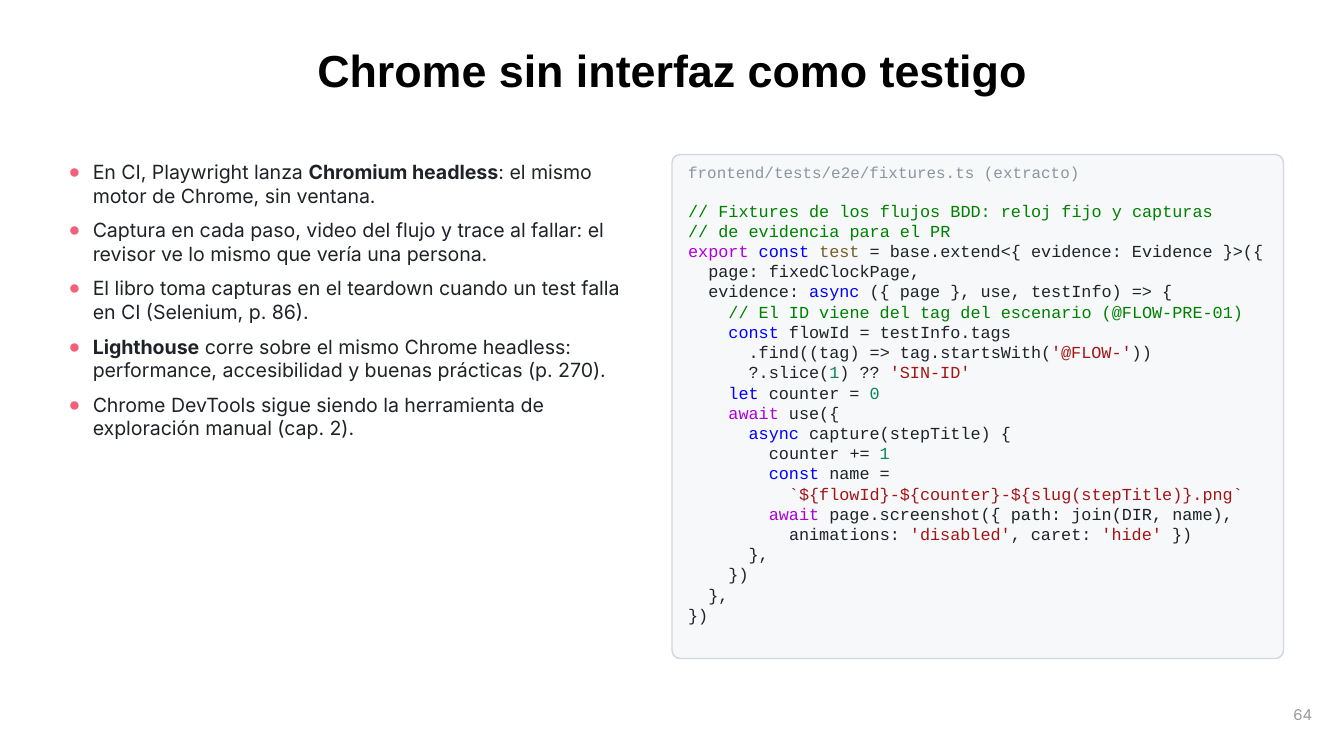
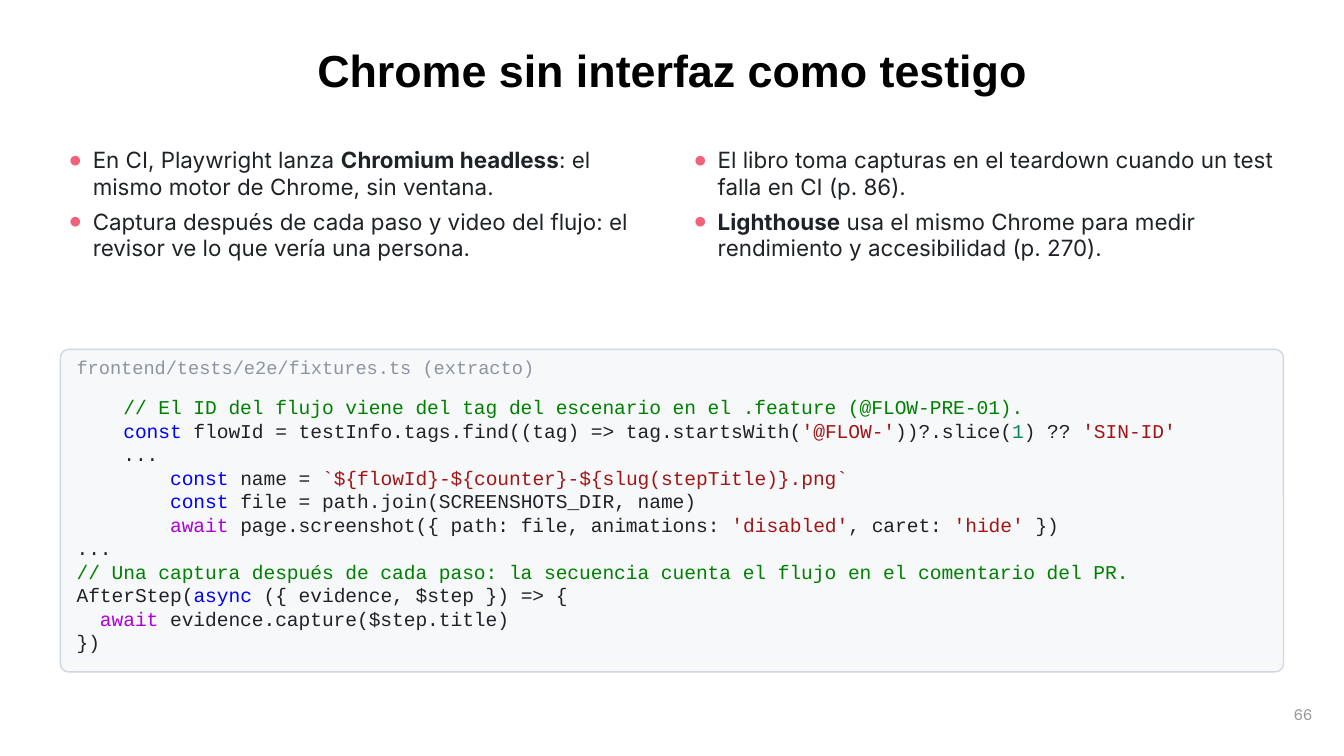
Before and after one commit to UC-IIC-3143-Software-Development/full_stack_testing, a slide deck: slide 66 of docs/presentacion/Full-Stack-Testing-IA-DevSecOps.pptx (slide 64 before the commit). Drawn at 1344x756 pixels with LibreOffice and Linux fonts; fonts in the diff are those of the drawing. Boxes give left, top, right and bottom in pixels: in the first picture for what was removed or moved away, otherwise in the second. Text is boxed around its words. In the diff, an @@ line names an element or a change of style, - is before the commit and + after.

```diff
--- a/docs/presentacion/Full-Stack-Testing-IA-DevSecOps.pptx
+++ b/docs/presentacion/Full-Stack-Testing-IA-DevSecOps.pptx
@@ text "En CI, Playwright lanza Chromium ...": place and size @@
-text "En CI, Playwright lanza Chromium ..." at [93,164,619,439]
+text "En CI, Playwright lanza Chromium ..." at [93,151,627,261]
@@ text at [93,151,590,199]: size 10.5 to 12 pt in "En CI, Playwright lanza Chromium headless: el ..."; less space between paragraphs @@
@@ text added at [718,151,1273,261], 12 pt, text #1F2328 @@
+● El libro toma capturas en el teardown cuando un test falla en CI (p. 86).
+● Lighthouse usa el mismo Chrome para medir rendimiento y accesibilidad (p. 270).
@@ text at [93,213,627,261]: text changed; size 10.5 to 12 pt @@
-● Captura en cada paso, video del flujo y trace al fallar: el revisor ve lo mismo que vería una persona.
-● El libro toma capturas en el teardown cuando un test falla en CI (Selenium, p. 86).
-● Lighthouse corre sobre el mismo Chrome headless: performance, accesibilidad y buenas prácticas (p. 270).
-● Chrome DevTools sigue siendo la herramienta de exploración manual (cap. 2).
+● Captura después de cada paso y video del flujo: el revisor ve lo que vería una persona.
@@ rounded rectangle: place and size @@
-rounded rectangle at [672,155,1284,659]
+rounded rectangle at [60,349,1284,672]
@@ rounded rectangle at [60,349,1284,672]: proportions changed @@
@@ text "frontend/tests/e2e/fixtures.ts (extracto)": place and size @@
-text "frontend/tests/e2e/fixtures.ts (extracto)" at [688,166,1079,181]
+text "frontend/tests/e2e/fixtures.ts (extracto)" at [77,361,535,378]
@@ text "frontend/tests/e2e/fixtures.ts (extracto)" at [77,361,535,378]: size 8.5 to 10 pt @@
@@ text at [77,400,1176,630]: text changed; size 9 to 10.5 pt @@
-// Fixtures de los flujos BDD: reloj fijo y capturas
-// de evidencia para el PR
-export const test = base.extend<{ evidence: Evidence }>({
-page: fixedClockPage,
-evidence: async ({ page }, use, testInfo) => {
-// El ID viene del tag del escenario (@FLOW-PRE-01)
-const flowId = testInfo.tags
-.find((tag) => tag.startsWith('@FLOW-'))
-?.slice(1) ?? 'SIN-ID'
-let counter = 0
-await use({
-async capture(stepTitle) {
-counter += 1
-const name =
-`${flowId}-${counter}-${slug(stepTitle)}.png`
-await page.screenshot({ path: join(DIR, name),
-animations: 'disabled', caret: 'hide' })
-},
+// El ID del flujo viene del tag del escenario en el .feature (@FLOW-PRE-01).
+const flowId = testInfo.tags.find((tag) => tag.startsWith('@FLOW-'))?.slice(1) ?? 'SIN-ID'
+...
+const name = `${flowId}-${counter}-${slug(stepTitle)}.png`
+const file = path.join(SCREENSHOTS_DIR, name)
+await page.screenshot({ path: file, animations: 'disabled', caret: 'hide' })
+...
+// Una captura después de cada paso: la secuencia cuenta el flujo en el comentario del PR.
+AfterStep(async ({ evidence, $step }) => {
+await evidence.capture($step.title)
@@ text at [77,400,1176,630]: paragraphs removed @@
-},
-})
@@ text "// El ID del flujo ...": place and size @@
-text "// El ID del flujo ..." at [688,204,1243,543]
+text "// El ID del flujo ..." at [77,400,1176,630]
@@ text "// El ID del flujo ..." at [77,400,1176,630]: size 9 to 10.5 pt in "})" @@
@@ page number at [1294,709,1313,720]: text changed @@
-64
+66
```
Also in this commit, not shown: 53 other slides changed, 11 slides added, 8 slides removed, 3 other files.
